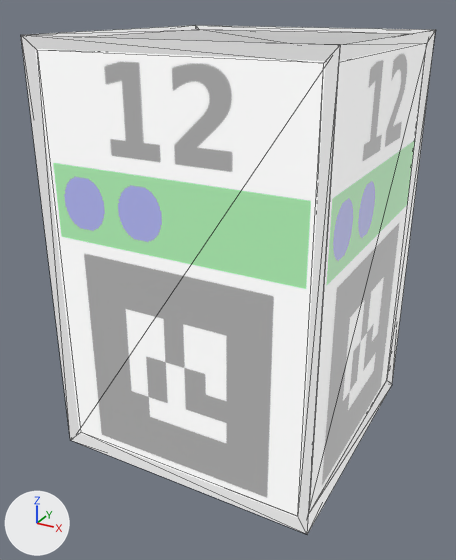
A saved change to the COLLADA model models/landmarks/L12/meshes/marker12.dae.
Both versions are drawn from a 50 mm camera at (2.1, -4.07, 3.21) aimed at (-0.06, -0.15, 1.25). Every picture has the same lights, and +X, +Y and +Z are marked at lower left. Mesh edges are drawn as thin lines.
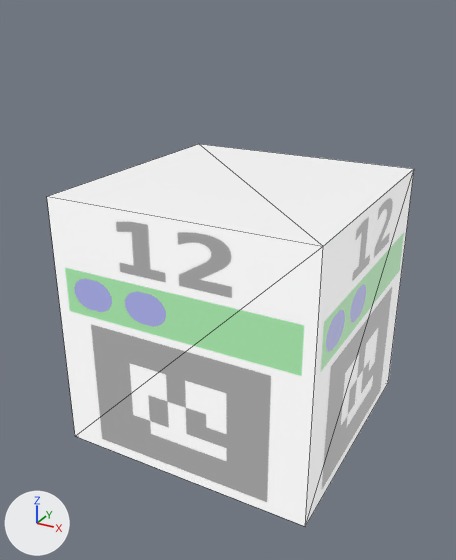
The newer file is also rescaled (x0.5) as a whole; pictures and numbers use the older file's frame.

The change in detail:
In material 'white' (mat_white), emission_color is now set to (0.3, 0.3, 0.3), grey #959595.
In material 'white' (mat_white), emission_strength is now set to 1.0.
me_cube_001 has 8 vertices, 12 faces and spans x -1.0..1.0, y -1.0..1.0, z -1.0..2.0.
me_cube_001 is used by ob_cube; location (0.0, 0.0, 1.0).
me_cube_001 part 1: the whole mesh is scaled about its middle by (1, 1, 0.667), then moved by (0.0, 0.0, -0.5).
Object 'Cube_001' (ob_cube_001) is deleted.

Changed parts and their boxes (x1, y1, x2, y2) in the pictures (456 x 560 px):
'Cube', recoloured, surface changed, mesh rescaled (7% narrower, 22% shorter)
    before: (35, 29, 428, 518)
    after: (47, 144, 414, 526)
'Cube_001', deleted
    before: (21, 25, 435, 534)
